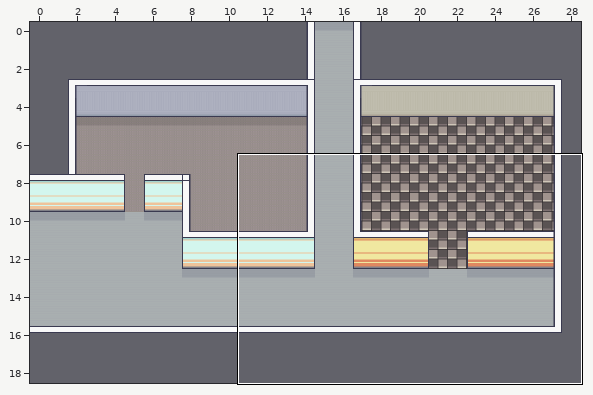
Tiled map (JSON) -- public/assets/tilemaps/bqvw-map.json. Above, an overview of the earlier version with the close-up marked.
Close-up. Before the edit:
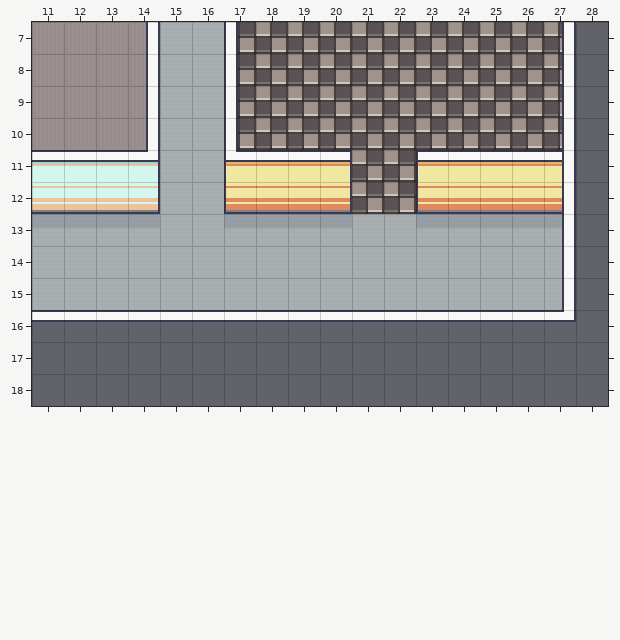
Cells are 32x32 px. Shown: x 11..28, y 7..18. The commit also changed other parts of the map, which this record leaves out.
The same view after the edit:
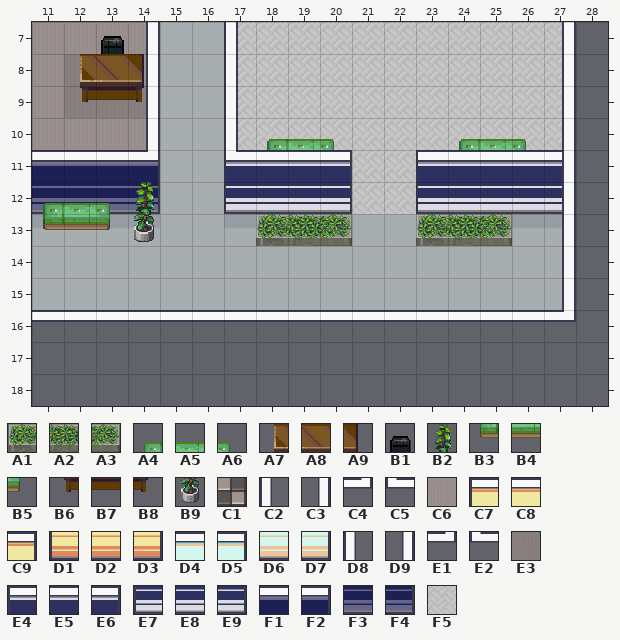
Key: from "indoor": A1 105, A2 106, A3 107, A4 281, A5 282, A6 283, A7 284, A8 285, A9 286, B1 287, B2 311, B3 317, B4 318, B5 319, B6 320, B7 321, B8 322, B9 347, C1 369, C2 384, C3 385, C4 404, C5 405, C6 519, C7 525, C8 526, C9 527, D1 546, D2 547, D3 548, D4 568, D5 569, D6 589, D7 590, D8 654, D9 655, E1 689, E2 690, E3 880, E4 900, E5 901, E6 902, E7 936, E8 937, E9 938, F1 973, F2 974, F3 1009, F4 1010, F5 1167.
__ is an empty cell.
Tiles of an added or newly shown layer are drawn over the layers below it.
What changed:
Layer "AbaixoPlayer":
Tile E3 replaces tile C6 in row 8 at x 12; in row 9 at x 12 to 14.
Tile F5 replaces tile C1 in rows 7 to 10 at x 17 to 27; in rows 11 to 12 at x 21 to 22.
Layer "ObjetosAbaixoPlayer" (added):
Tile A4 is added in row 10 at x 18 and 24.
Tile A5 is added in row 10 at x 19 and 25.
Tile A6 is added in row 10 at x 20 and 26.
Tile B1 is added in row 7 at x 13.
Tile B3 is added in row 13 at x 11.
Tile B4 is added in row 13 at x 12.
Tile B5 is added in row 13 at x 13.
Tile B9 is added in row 13 at x 14.
Layer "NivelPlayer":
Tile A1 is added in row 13 at x 18 and 23.
Tile A2 is added in row 13 at x 19 and 24.
Tile A3 is added in row 13 at x 20 and 25.
Tile B6 is added in row 9 at x 12.
Tile B7 is added in row 9 at x 13.
Tile B8 is added in row 9 at x 14.
Tile E7 replaces tile D1 in row 12 at x 17 and 23.
Tile E8 replaces tile D2 in row 12 at x 18 to 19 and 24 to 26.
Tile E9 replaces tile D3 in row 12 at x 20 and 27.
Tile F3 replaces tile D6 in row 12 at x 11 to 13.
Tile F4 replaces tile D7 in row 12 at x 14.
Layer "AcimaPlayer":
Tile A4 is added in row 12 at x 11.
Tile A5 is added in row 12 at x 12.
Tile A6 is added in row 12 at x 13.
Tile A7 is added in row 8 at x 12.
Tile A8 is added in row 8 at x 13.
Tile A9 is added in row 8 at x 14.
Tile B2 is added in row 12 at x 14.
Tile E4 replaces tile C7 in row 11 at x 17 and 23.
Tile E5 replaces tile C8 in row 11 at x 18 to 19 and 24 to 26.
Tile E6 replaces tile C9 in row 11 at x 20 and 27.
Tile F1 replaces tile D4 in row 11 at x 11 to 13.
Tile F2 replaces tile D5 in row 11 at x 14.
Layer "paredeTetos":
Tile D8 replaces tile C2 in rows 7 to 10 at x 17.
Tile D9 replaces tile C3 in row 7 at x 27; in rows 8 to 9 at x 14 and 27; in row 10 at x 27.
Tile E1 replaces tile C4 in row 11 at x 14.
Tile E2 replaces tile C5 in row 11 at x 17.
Changed places in both close-ups, as pixel boxes (x1, y1, x2, y2):
changed: (64, 36, 146, 118)
changed: (226, 22, 562, 246)
changed: (32, 162, 158, 242)
